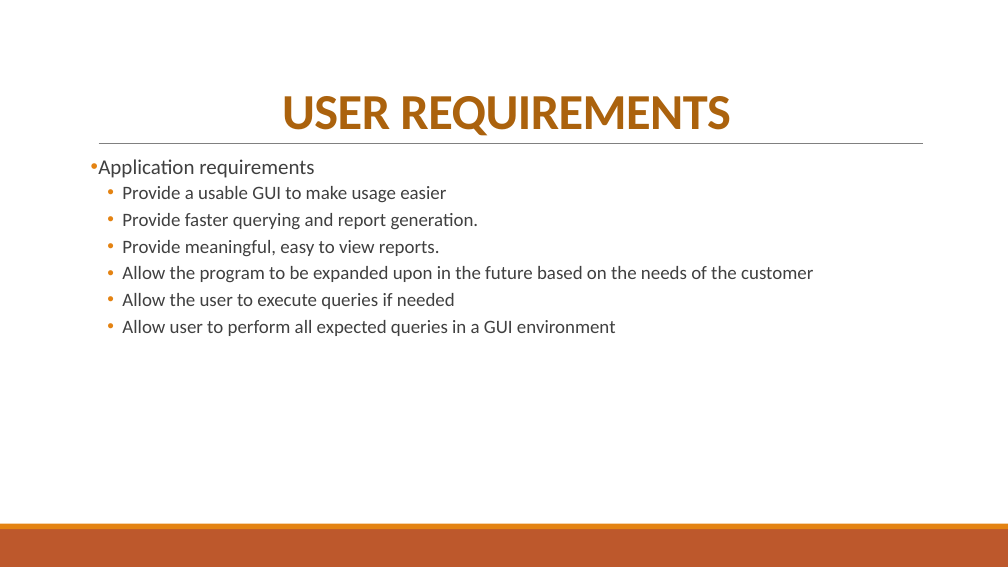
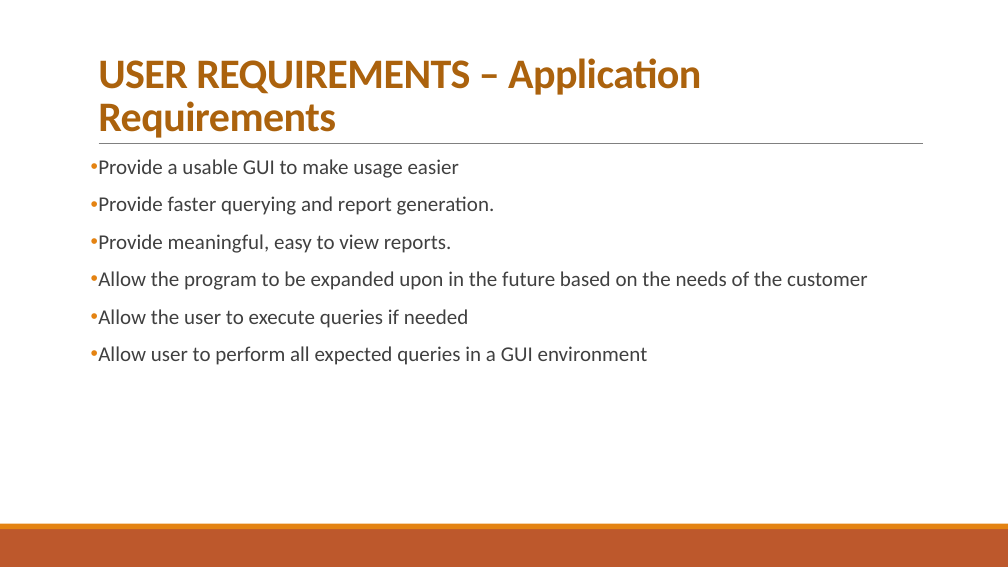
Before and after one commit to dellathefella/COSC457Project, a slide deck: slide 4 of Documentation/BCCC Presentation.pptx (slide 5 before the commit). Drawn at 1008x567 pixels with LibreOffice and Linux fonts; fonts in the diff are those of the drawing. Boxes give left, top, right and bottom in pixels: in the first picture for what was removed or moved away, otherwise in the second. Text is boxed around its words. In the diff, an @@ line names an element or a change of style, - is before the commit and + after.

```diff
--- a/Documentation/BCCC Presentation.pptx
+++ b/Documentation/BCCC Presentation.pptx
@@ title at <box>98,58,701,138</box>: text changed; size 48 to 40 pt @@
-USER REQUIREMENTS
+USER REQUIREMENTS – Application Requirements
@@ text "Provide a usable GUI to ..." at <box>98,159,867,365</box>: size 18 to 20 pt; list level 2 to 1 in "Provide a usable GUI to ..."; list level 2 to 1 in "Provide faster querying and report ..."; list level 2 to 1 in "Provide meaningful, easy to view ..."; list level 2 to 1 in "Allow the program to be ..."; list level 2 to 1 in "Allow the user to execute ..."; list level 2 to 1 in "Allow user to perform all ..." @@
@@ text at <box>98,159,314,178</box>: paragraph removed @@
-• Application requirements
```
Also in this commit, not shown: 8 other slides changed, 2 slides added, 2 slides removed, 4 other files.
